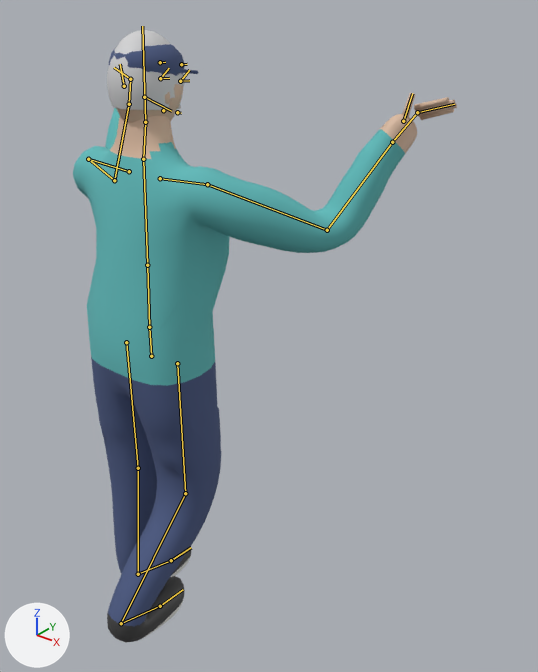
The Blender file source_art/char_driver.blend, before and after one commit.
Camera for both pictures: a camera (50 mm lens) standing at (1.427, -1.255, 1.903) and looking at (0.197, 0.282, 0.95). Lighting does not change. The marker at lower left points along +X, +Y and +Z. The picture after the commit comes second. Both versions are drawn at frame 0 of the action 'carry'; the numbers are the values there. The bones that bend it are drawn over the model as lines.

The first picture shows 'driver_Mesh'.
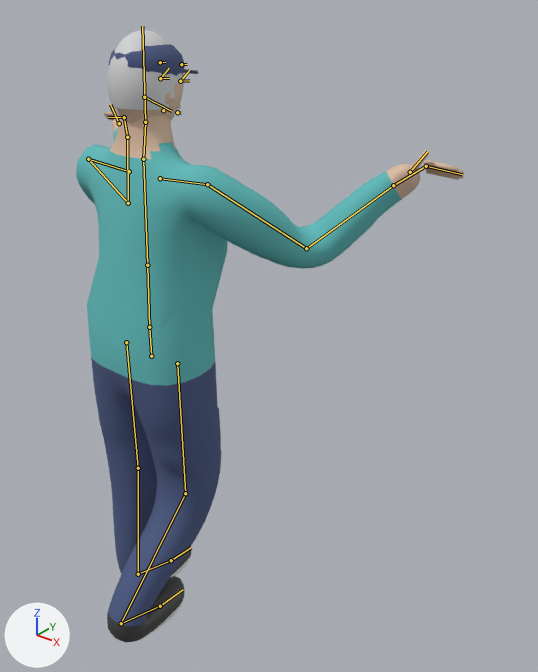
What differs and where, as boxes (x1, y1, x2, y2) in the pictures (538 x 672 px):
```json
{"object": "driver_Mesh", "change": "posed", "before": [73, 30, 457, 642], "after": [76, 30, 464, 642]}
{"bone": "UpperArm.R", "before": "(207, 184) to (327, 230)", "after": "(207, 184) to (306, 248)"}
{"bone": "UpperArm.L", "before": "(88, 159) to (114, 180)", "after": "(88, 159) to (128, 203)"}
```

Edits to the scene script, one JSON object a line:
```json
{"block": "bone_upperarm_r", "where": "bone_upperarm_r = bpy.data.objects['Armature'].pose.bones['UpperArm.R']  # child of 'Shoulder.R'"}
{"op": "set", "path": "bone_upperarm_r.rotation_quaternion", "old": "(0.865, 0.397, 0.24, 0.192)", "new": "(0.858, 0.265, 0.319, 0.305)", "note": "degrees (54, 15, 33) -> degrees (45, 23, 49)"}
{"block": "bone_upperarm_l", "where": "bone_upperarm_l = bpy.data.objects['Armature'].pose.bones['UpperArm.L']  # child of 'Shoulder.L'"}
{"op": "set", "path": "bone_upperarm_l.rotation_quaternion", "old": "(0.865, 0.397, -0.24, -0.192)", "new": "(0.858, 0.265, -0.319, -0.305)", "note": "degrees (54, -15, -33) -> degrees (45, -23, -49)"}
```
